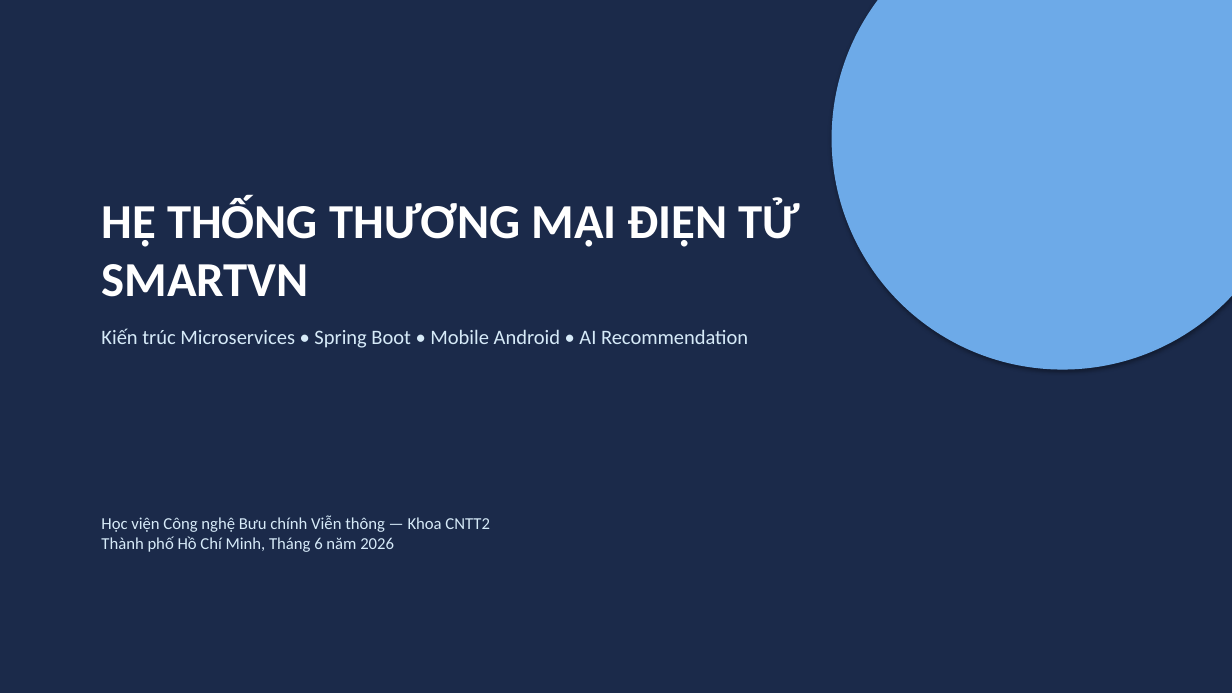
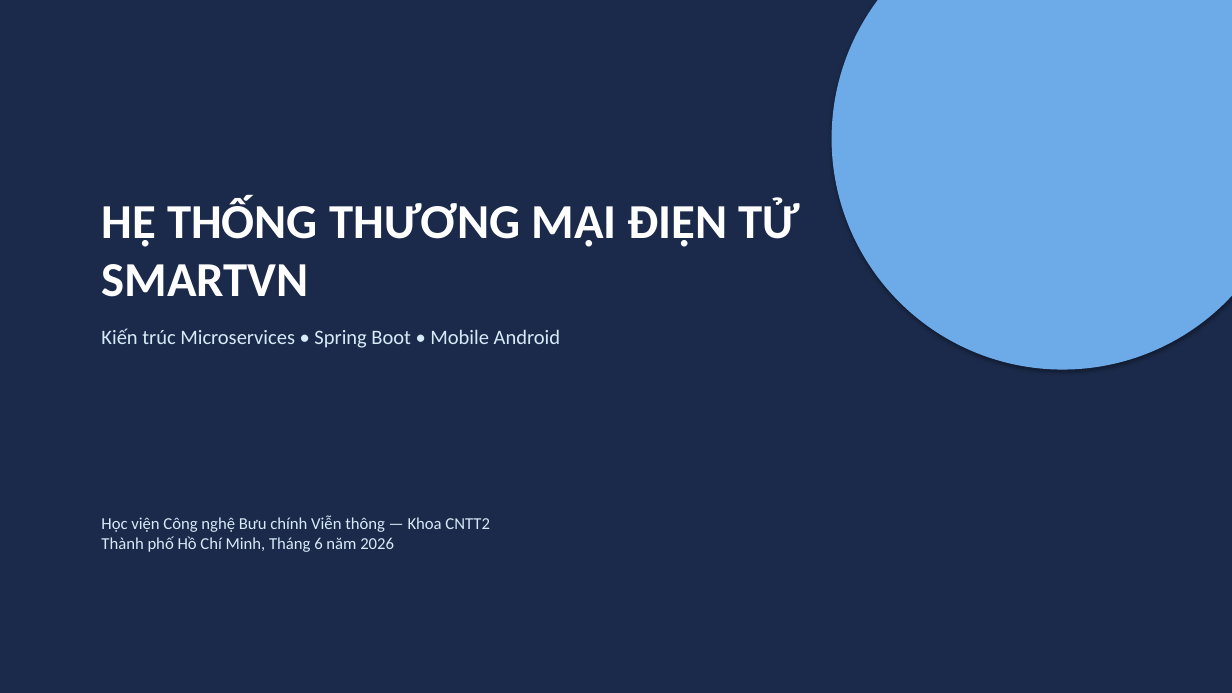
Before and after one commit to simasangggg/smartvn-report, a slide deck: slide 1 of SmartVN-Slides.pptx. Drawn at 1232x693 pixels with LibreOffice and Linux fonts; fonts in the diff are those of the drawing. Boxes give left, top, right and bottom in pixels: in the first picture for what was removed or moved away, otherwise in the second. Text is boxed around its words. In the diff, an @@ line names an element or a change of style, - is before the commit and + after.

Commit message:
refactor: Xóa phần AI Recommendation, giảm xuống 21 slides
- Xóa tất cả nội dung liên quan AI/Recommendation (PhoBERT, ALS)
- Xóa Recommend Service khỏi bảng services
- Xóa slide Recommendation System
- Xóa diagrams/seq-recommend.png
- Giảm 23 → 21 slides
- Regenerate DOCX và PPTX

```diff
--- a/SmartVN-Slides.pptx
+++ b/SmartVN-Slides.pptx
@@ text at box(101, 328, 560, 348): text changed @@
-Kiến trúc Microservices • Spring Boot • Mobile Android • AI Recommendation
+Kiến trúc Microservices • Spring Boot • Mobile Android
```
Also in this commit, not shown: 8 other slides changed, 1 slide added, 3 slides removed, 5 other files.
